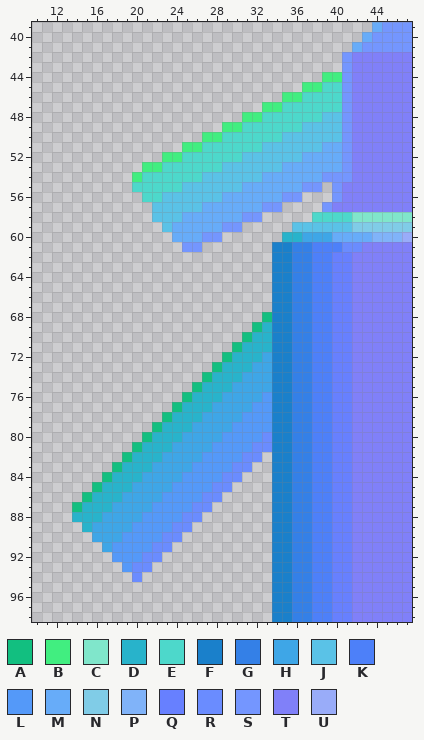
Edited in one commit: pixel-art file (Assets/Ships/NorikerMKI/WIP-NorikerMKI-NORMAL.aseprite). The first picture shows the starting point.
170x130 pixels, 1 frame. Colours within 5 levels of each other are drawn and written as one. Shown: x 10..47, y 39..98. The commit also changed other parts of the picture, which this record leaves out.
Visible layers, top first: "Wings", "Thrusters", "Weapons", "Hull".
Palette (. is transparent): A #12bf80  B #41ee80  C #80e6cb  D #28b3cb  E #4dd8cb  F #1a80cb  G #3480e7  H #3ea6e7  J #5ac2e7  K #4d80f9  L #5499f9  M #67acf9  N #80cce7  P #80b3f9  Q #6780ff  R #6a8cff  S #7496ff  T #8080f9  U #99acf9
Pixels before, first column x 14:
39 ..............................MSSS
40 .............................MSSSS
41 ............................MSSSSS
42 ...........................STTTTTT
43 ...........................STTTTTT
44 .........................BBSTTTTTT
45 .......................BBEESTTTTTT
46 .....................BBEEEESTTTTTT
47 ...................BBEEEEEESTTTTTT
48 .................BBEEEEEEJJSTTTTTT
49 ...............BBEEEEEEJJJJSTTTTTT
50 .............BBEEEEEEJJJJJJSTTTTTT
51 ...........BBEEEEEEJJJJJJMMSTTTTTT
52 .........BBEEEEEEJJJJJJMMMMSTTTTTT
53 .......BBEEEEEEJJJJJJMMMMMMSTTTTTT
54 ......BEEEEEEJJJJJJMMMMMMSSSTTTTTT
55 ......EEEEEJJJJJJMMMMMMSS.STTTTTTT
56 .......EEJJJJJJMMMMMMSS...STTTTTTT
57 ........JJJJJMMMMMMSS....STTTTTTTT
58 ........JJJMMMMMMSS.....EEEECCCCCC
59 .........JMMMMMSS.....JJJJJJNNNNNN
60 ..........MMMSS......DDHHHMMMMPPPU
61 ...........SS.......FFGGKKKRRTTTTT
62 ....................FFGGKKQQTTTTTT
63 ....................FFGGKKQQTTTTTT
64 ....................FFGGKKQQTTTTTT
65 ....................FFGGKKQQTTTTTT
66 ....................FFGGKKQQTTTTTT
67 ....................FFGGKKQQTTTTTT
68 ...................AFFGGKKQQTTTTTT
69 ..................ADFFGGKKQQTTTTTT
70 .................ADDFFGGKKQQTTTTTT
71 ................ADDDFFGGKKQQTTTTTT
72 ...............ADDDHFFGGKKQQTTTTTT
73 ..............ADDDHHFFGGKKQQTTTTTT
74 .............ADDDHHHFFGGKKQQTTTTTT
75 ............ADDDHHHHFFGGKKQQTTTTTT
76 ...........ADDDHHHHLFFGGKKQQTTTTTT
77 ..........ADDDHHHHLLFFGGKKQQTTTTTT
78 .........ADDDHHHHLLLFFGGKKQQTTTTTT
79 ........ADDDHHHHLLLLFFGGKKQQTTTTTT
80 .......ADDDHHHHLLLLRFFGGKKQQTTTTTT
81 ......ADDDHHHHLLLLRRFFGGKKQQTTTTTT
82 .....ADDDHHHHLLLLRR.FFGGKKQQTTTTTT
83 ....ADDDHHHHLLLLRR..FFGGKKQQTTTTTT
84 ...ADDDHHHHLLLLRR...FFGGKKQQTTTTTT
85 ..ADDDHHHHLLLLRR....FFGGKKQQTTTTTT
86 .ADDDHHHHLLLLRR.....FFGGKKQQTTTTTT
87 ADDDHHHHLLLLRR......FFGGKKQQTTTTTT
88 DDDHHHHLLLLRR.......FFGGKKQQTTTTTT
89 .DHHHHLLLLRR........FFGGKKQQTTTTTT
90 ..HHHLLLLRR.........FFGGKKQQTTTTTT
91 ...HLLLLRR..........FFGGKKQQTTTTTT
92 ....LLLRR...........FFGGKKQQTTTTTT
93 .....LRR............FFGGKKQQTTTTTT
94 ......R.............FFGGKKQQTTTTTT
95 ....................FFGGKKQQTTTTTT
96 ....................FFGGKKQQTTTTTT
97 ....................FFGGKKQQTTTTTT
98 ....................FFGGKKQQTTTTTT
Once edited:
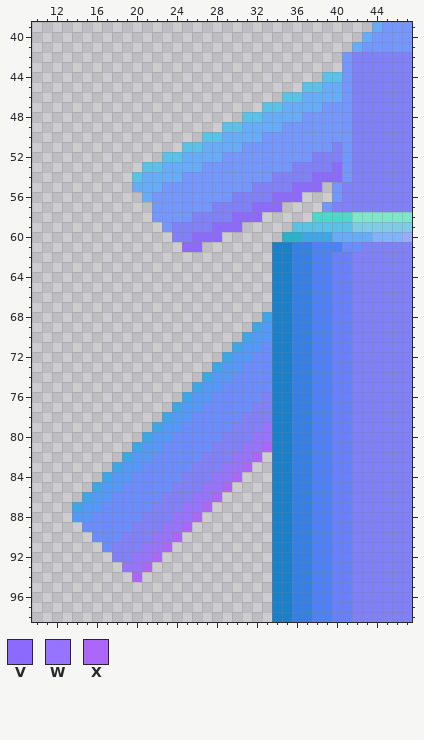
Colours new in this view: V #8c6aff  W #9674ff  X #ac67f9
What changed:
Changed rows in their new state; - is an unchanged pixel.
Layer "Wings":
first column x 20:
44 -------------------JJ
45 -----------------JJMM
46 ---------------JJMMMM
47 -------------JJMMMMSS
48 -----------JJMMMMSSSS
49 ---------JJMMMMSSSSSS
50 -------JJMMMMSSSSSSSS
51 -----JJMMMMSSSSSSSSST
52 ---JJMMMMSSSSSSSSSTTT
53 -JJMMMMSSSSSSSSSTTTTV
54 JMMMMSSSSSSSSSTTTTVVV
55 MMMSSSSSSSSSTTTTVVV--
56 -MSSSSSSSSTTTTVVV----
57 --SSSSSSTTTTVVV------
58 --SSSSTTTTVVV--------
59 ---STTTTVVV----------
60 ----TTVVV------------
61 -----VV--------------
first column x 14:
68 -------------------H
69 ------------------HL
70 -----------------HLL
71 ----------------HLLR
72 ---------------HLLRR
73 --------------HLLRRR
74 -------------HLLRRRR
75 ------------HLLRRRRR
76 -----------HLLRRRRRT
77 ----------HLLRRRRRTT
78 ---------HLLRRRRRTTT
79 --------HLLRRRRRTTTW
80 -------HLLRRRRRTTTWW
81 ------HLLRRRRRTTTWWX
82 -----HLLRRRRRTTTWWX-
83 ----HLLRRRRRTTTWWX--
84 ---HLLRRRRRTTTWWX---
85 --HLLRRRRRTTTWWX----
86 -HLLRRRRRTTTWWX-----
87 HLLRRRRRTTTWWX------
88 LLRRRRRTTTWWX-------
89 -RRRRRTTTWWX--------
90 --RRRTTTWWX---------
91 ---RTTTWWX----------
92 ----TTWWX-----------
93 -----WWX------------
94 ------X-------------
Boxes around the changes in both pictures, in picture pixels (x1, y1, x2, y2):
changed: (132, 72, 342, 252)
changed: (72, 312, 272, 582)
